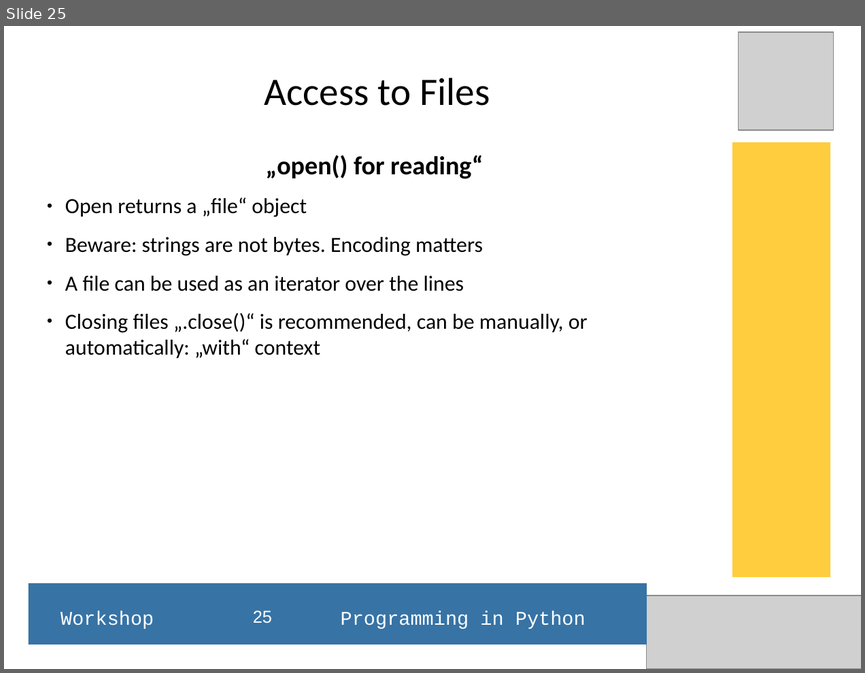
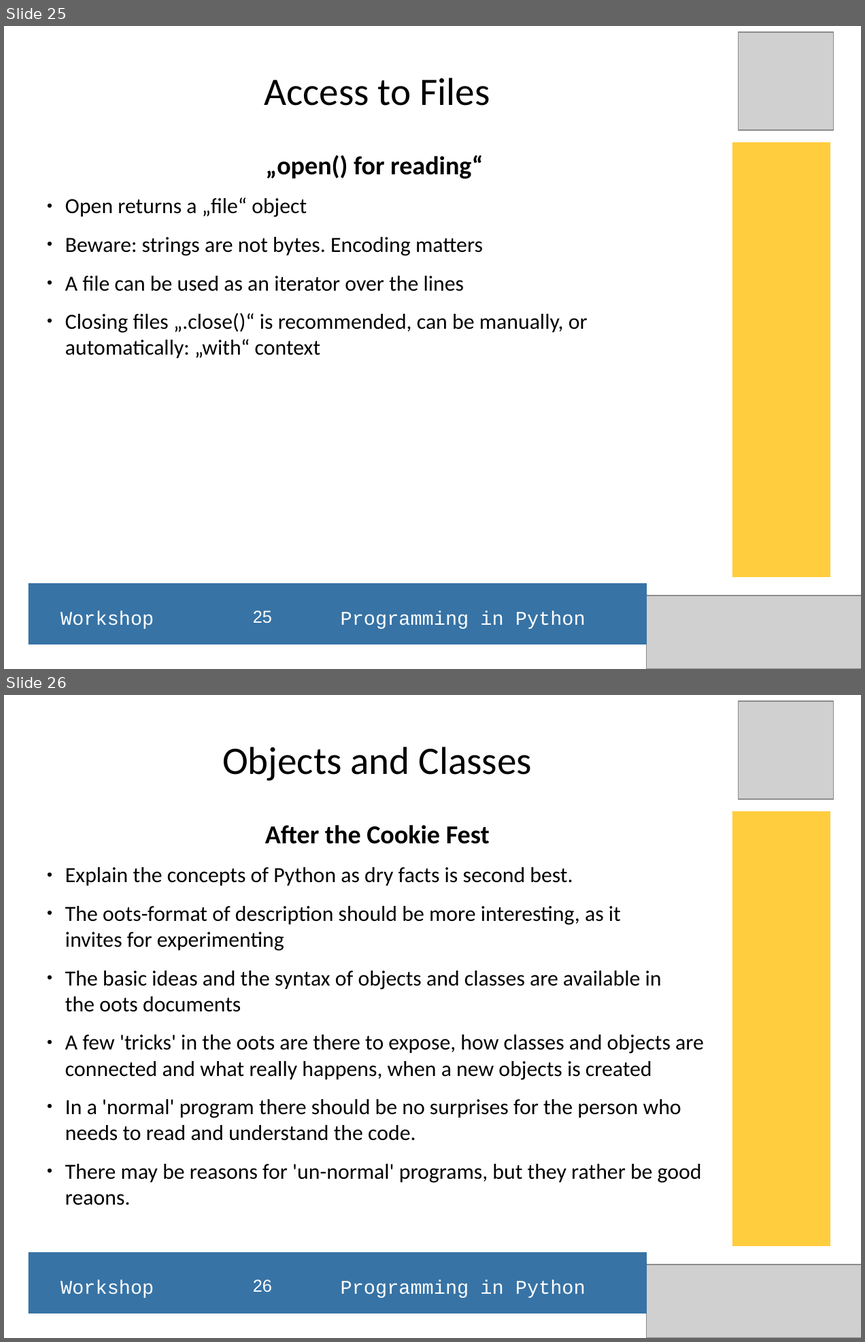
Before and after one commit to hans-boden/pyws-fablab-lisbon, a slide deck: resources/python_ws_2016Q1.odp. Shown one above the other, each under a label of ours: slide 25 before the commit, slides 25 and 26 after it. The pictures are 865x673 and 865x1342 pixels, drawn with LibreOffice and Linux fonts; fonts in the diff are those of the drawing; grey boxes stand for pictures. Boxes give left, top, right and bottom in pixels: in the first picture for what was removed or moved away, otherwise in the second. Text is boxed around its words. In the diff, an @@ line names an element or a change of style, - is before the commit and + after.

```diff
--- a/resources/python_ws_2016Q1.odp
+++ b/resources/python_ws_2016Q1.odp
@@ slide 26 added at box(4, 695, 861, 1338), background #FFFFFF @@
@@ picture added at box(738, 701, 834, 799) @@
@@ title added at box(222, 747, 532, 781), 36 pt, text #000000 @@
+Objects and Classes
@@ rectangle added at box(732, 812, 830, 1246), fill #FFCD3D @@
@@ subtitle added at box(65, 825, 704, 1205), 20 pt, text #000000 @@
+After the Cookie Fest
+● Explain the concepts of Python as dry facts is second best.
+● The oots-format of description should be more interesting, as it
+  invites for experimenting
+● The basic ideas and the syntax of objects and classes are available in
+  the oots documents
+● A few 'tricks' in the oots are there to expose, how classes and objects are connected and what really happens, when a new objects is created
+● In a 'normal' program there should be no surprises for the person who needs to read and understand the code.
+● There may be reasons for 'un-normal' programs, but they rather be good reaons.
@@ rectangle added at box(28, 1253, 646, 1314), fill #3773A5 @@
@@ picture added at box(647, 1264, 861, 1337) @@
@@ text added at box(60, 1279, 585, 1297), 18 pt, text #FFFFFF @@
+Workshop Programming in Python
@@ page number added at box(253, 1279, 272, 1292), 16 pt, text #FFFFFF @@
+26
```
Also in this commit, not shown: 2 slides changed, 6 other slides added, 1 slide removed, 9 other files.
